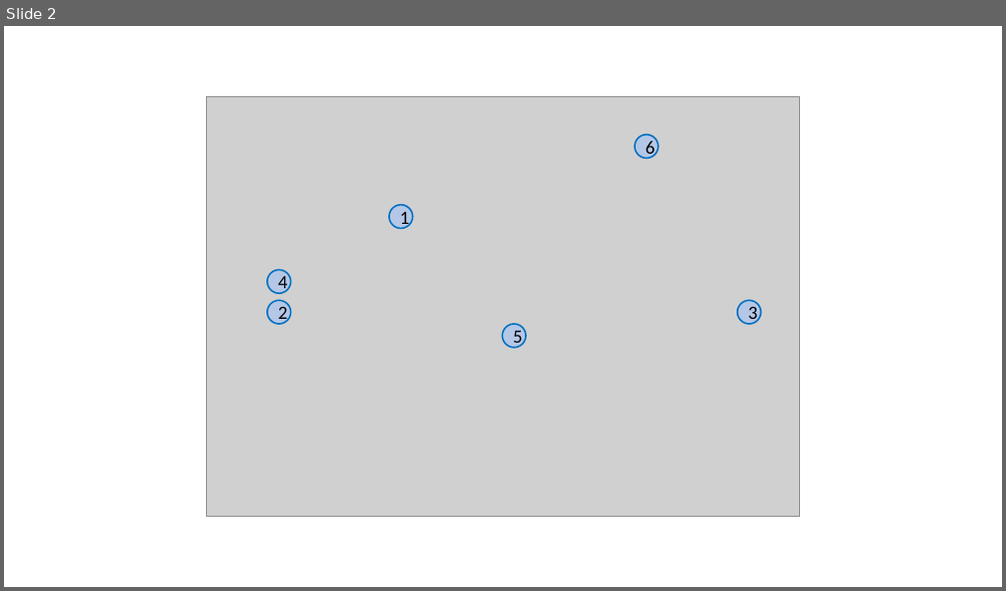
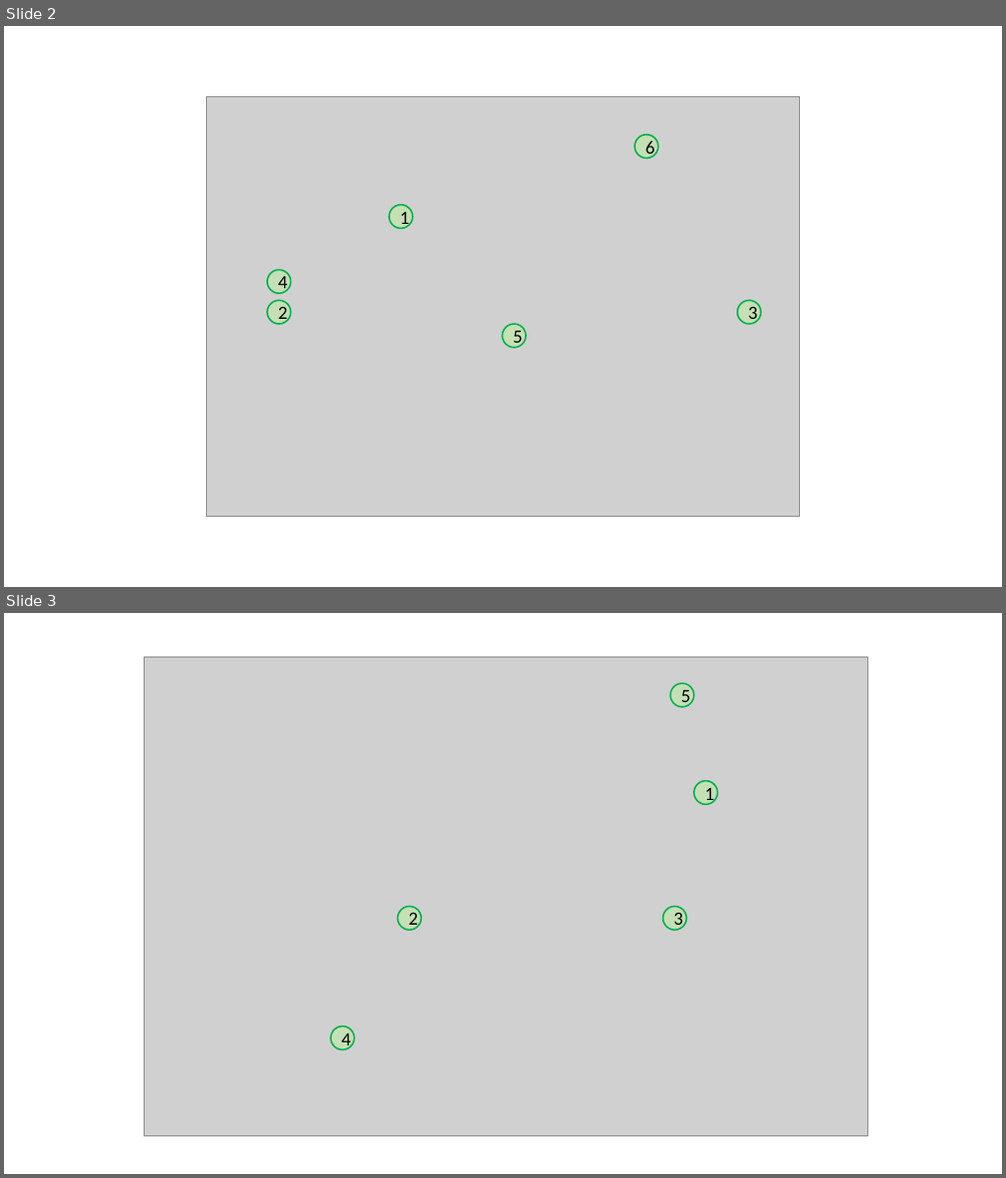
Before and after one commit to Beatrizaiza/DV-Projekt, a slide deck: 3_Dokumentation/Handbuch/images/Bilder für Handbuch.pptx. Shown one above the other, each under a label of ours: slide 2 before the commit, slides 2 and 3 after it. The pictures are 1006x591 and 1006x1178 pixels, drawn with LibreOffice and Linux fonts; fonts in the diff are those of the drawing; grey boxes stand for pictures. Boxes give left, top, right and bottom in pixels: in the first picture for what was removed or moved away, otherwise in the second. Text is boxed around its words. In the diff, an @@ line names an element or a change of style, - is before the commit and + after.

```diff
--- a/3_Dokumentation/Handbuch/images/Bilder für Handbuch.pptx
+++ b/3_Dokumentation/Handbuch/images/Bilder für Handbuch.pptx
@@ slide 3 added at box(4, 613, 1002, 1174), background #FFFFFF @@
@@ picture added at box(144, 657, 867, 1136) @@
@@ ellipse added at box(670, 683, 693, 707), fill #C5E0B4, outline #00B050 1.5 pt, 18 pt, text #000000 @@
+5
@@ ellipse added at box(694, 780, 718, 804), fill #C5E0B4, outline #00B050 1.5 pt, 18 pt, text #000000 @@
+1
@@ ellipse added at box(398, 906, 421, 930), fill #C5E0B4, outline #00B050 1.5 pt, 18 pt, text #000000 @@
+2
@@ ellipse added at box(662, 906, 686, 930), fill #C5E0B4, outline #00B050 1.5 pt, 18 pt, text #000000 @@
+3
@@ ellipse added at box(331, 1026, 354, 1050), fill #C5E0B4, outline #00B050 1.5 pt, 18 pt, text #000000 @@
+4
@@ slide 2 changed as well @@
@@ fill #B4C7E7 to #C5E0B4; outline #0070C0 1.5 pt to #00B050 1.5 pt in 6 elements at box(389, 205, 413, 228), box(267, 301, 291, 324), box(738, 301, 761, 324), box(267, 271, 291, 293), box(503, 324, 526, 347), box(635, 135, 658, 158) @@
```
Also in this commit, not shown: 3 other slides changed, 3 other slides added, 1 slide removed, 1 other file.
